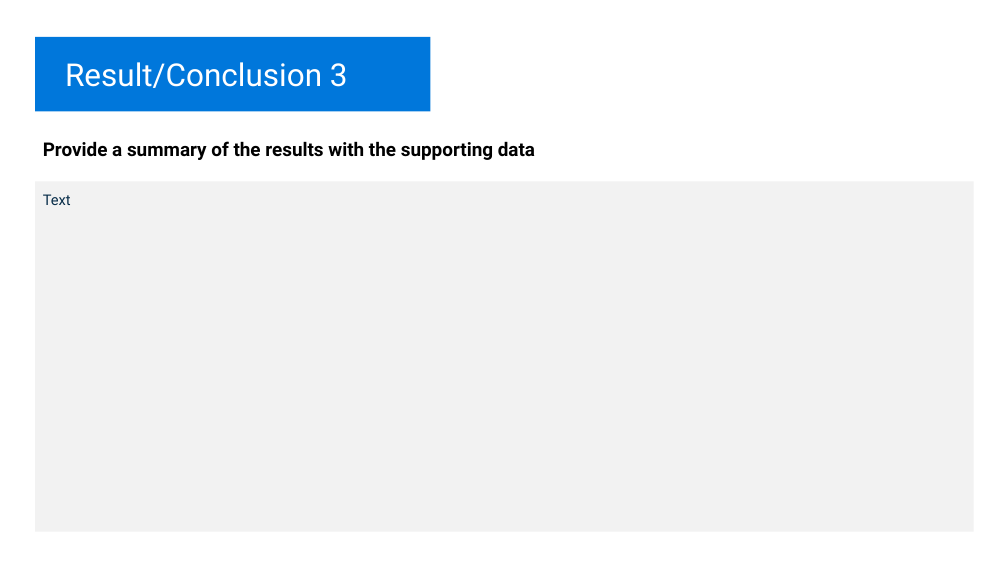
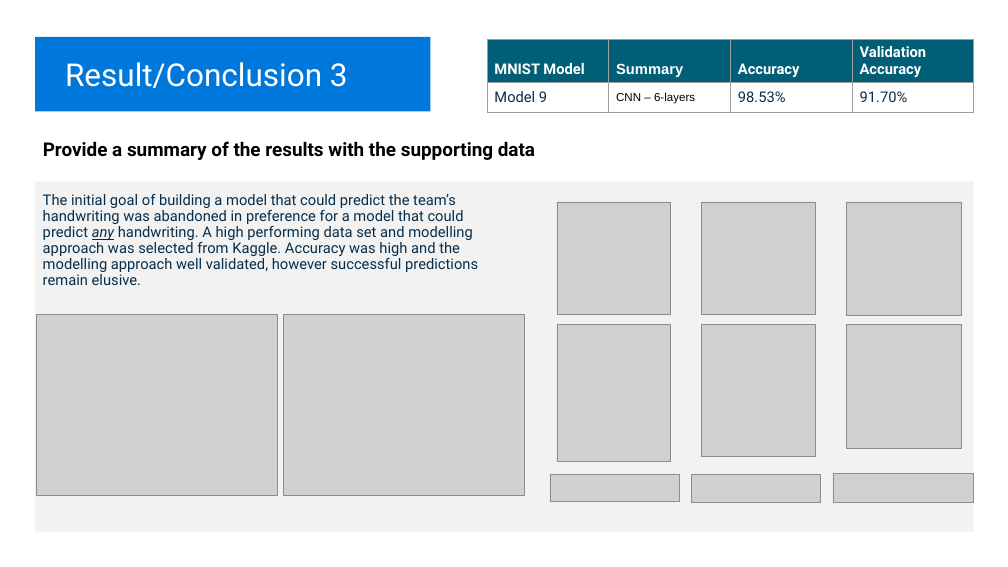
Before and after one commit to shawnfeils/OSU-AIBC-Project-3, a slide deck: slide 8 of AI_Bootcamp_Final_Project_Group_1.pptx. Drawn at 1008x567 pixels with LibreOffice and Linux fonts; fonts in the diff are those of the drawing; grey boxes stand for pictures. Boxes give left, top, right and bottom in pixels: in the first picture for what was removed or moved away, otherwise in the second. Text is boxed around its words. In the diff, an @@ line names an element or a change of style, - is before the commit and + after.

```diff
--- a/AI_Bootcamp_Final_Project_Group_1.pptx
+++ b/AI_Bootcamp_Final_Project_Group_1.pptx
@@ table added at (487, 39, 974, 113), 2 rows, 4 columns @@
+MNIST Model | Summary | Accuracy | Validation Accuracy
+Model 9 | CNN – 6-layers | 98.53% | 91.70%
@@ text at (43, 194, 478, 285): text changed @@
-Text
+The initial goal of building a model that could predict the team’s handwriting was abandoned in preference for a model that could predict any handwriting. A high performing data set and modelling approach was selected from Kaggle. Accuracy was high and the modelling approach well validated, however successful predictions remain elusive.
@@ picture added at (557, 202, 671, 315) @@
@@ picture added at (702, 202, 815, 315) @@
@@ picture added at (847, 202, 961, 315) @@
@@ picture added at (37, 315, 278, 495) @@
@@ picture added at (284, 315, 524, 495) @@
@@ picture added at (557, 324, 671, 461) @@
@@ picture added at (702, 324, 815, 457) @@
@@ picture added at (847, 324, 962, 448) @@
@@ picture added at (550, 474, 680, 501) @@
@@ picture added at (691, 474, 821, 502) @@
@@ picture added at (833, 473, 974, 502) @@
```
Also in this commit, not shown: 9 other slides changed, 1 slide added, 1 slide removed, 6 other files.
